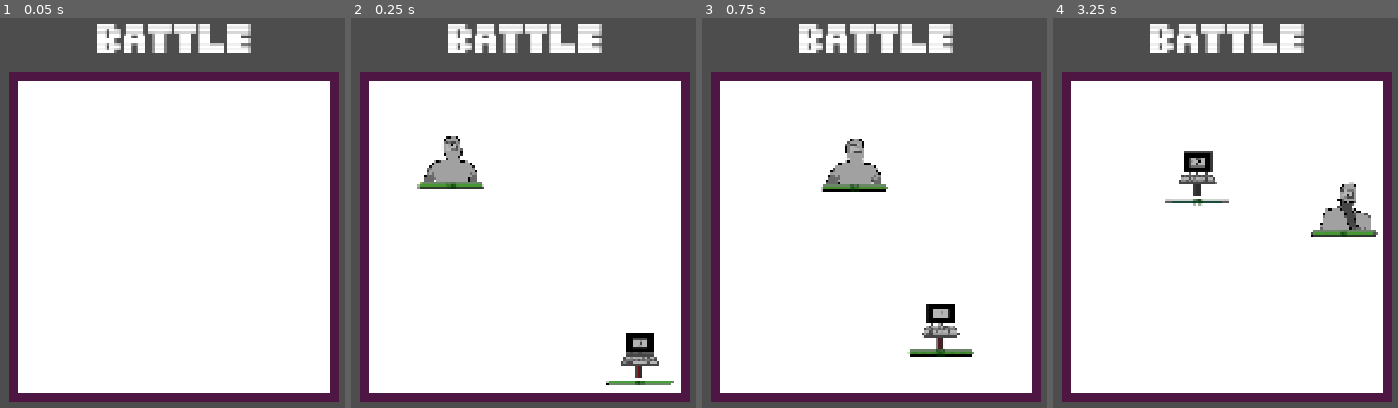
Above: before the commit, frames 1-4 (left to right).
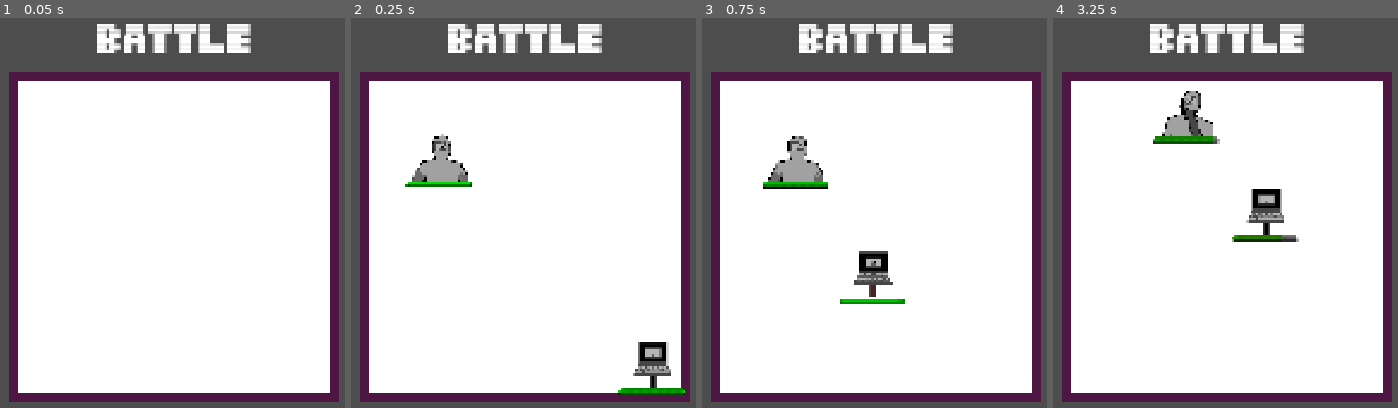
Above: after the commit, the same moments.

Repository: JBRana250/BitBoxBattles
Game: Godot game, scene res://battle/battle.tscn
Two runs of this game, one before a commit and one after it. Both use one fixed random seed, a clock stepped at 60 frames per second and the inputs below. The engine's default icon, where the game draws it, is replaced by a stand-in: a white triangle on a blue panel in a dark square.
Inputs (mouse positions are in pixels of both pictures, inside the frame that each line leads up to):
- Up to frame 1 (0.05 s): no input
- Up to frame 2 (0.25 s): no input
- Up to frame 3 (0.75 s): tap Enter at 0.5, 0.6 s; move the mouse to (outside the picture) at 0.52 s; hold Right from 0.53 s (still down); click (outside the picture) at 0.67 s
- Up to frame 4 (3.25 s): tap Space at 0.77 s; release Right at 1.25 s; drag from (1066, 259) to (1187, 326) at 1.27 s; move the mouse to (1308, 138) at 2.02 s; hold Right 2.03-2.75 s; tap Delete at 2.1 s; drag from (1187, 326) to (outside the picture) at 2.77 s

Frame 1 is identical in both runs. In frame 2, 3.1% of the frame differs, in the area x 15-97%, y 29-97%; in frame 3, 5.1%, in the area x 17-79%, y 30-87%; in frame 4, 5.0%.

Commit message:
style: remove numbers to improve visual clarity

Diff:
--- a/battle/battle.tscn
+++ b/battle/battle.tscn
@@ -90,6 +90,7 @@
 contact_cooldown = 5.0
 starting_health = 100
 starting_force = 150.0
+mass = 10.0
 active_image = ExtResource("8_hvjow")
 inactive_image = ExtResource("9_qybyd")
 
@@ -101,7 +102,8 @@
 contact_damage = 25
 contact_cooldown = 0.5
 starting_health = 100
-starting_force = 300.0
+starting_force = 500.0
+mass = 1.0
 active_image = ExtResource("10_eu6g2")
 inactive_image = ExtResource("11_t8p1f")
 
--- a/battle/fighter.gd
+++ b/battle/fighter.gd
@@ -16,17 +16,18 @@
 @export var fighter_id: String
 
 @warning_ignore("shadowed_variable", "shadowed_variable_base_class")
-func init_fighter(fighter_id: String, current_health: int, contact_damage: int, contact_cooldown: float, position: Vector2, rotation: float, active_image: Texture, inactive_image: Texture, starting_force: float) -> void:
+func init_fighter(fighter_id: String, max_health: int, contact_damage: int, contact_cooldown: float, position: Vector2, rotation: float, active_image: Texture, inactive_image: Texture, starting_force: float, mass: float) -> void:
 	self.fighter_id = fighter_id
 	self.position = position
 	self.rotation = rotation
-	self.current_health = current_health
+	self.current_health = max_health
 	self.contact_damage = contact_damage
 	self.contact_cooldown = contact_cooldown
+	self.mass = mass
 
 	fighter_sprite_manager.init_sprites(active_image, inactive_image)
 	fighter_state_machine.init_states()
-	fighter_health_manager.update_health(current_health)
+	fighter_health_manager.init_health(max_health)
 
 	apply_force(global_transform.x * starting_force)
 
--- a/battle/fighter.tscn
+++ b/battle/fighter.tscn
@@ -6,9 +6,7 @@
 [ext_resource type="Script" uid="uid://da7gvjomliao7" path="res://battle/fighter_state_machine.gd" id="3_ladtm"]
 [ext_resource type="Texture2D" uid="uid://d2gl08f6vn5a5" path="res://textures/empty_hpbar.png" id="4_gb4mi"]
 [ext_resource type="Script" uid="uid://dd5gqcqo4uw5l" path="res://battle/fighter_sprite_manager.gd" id="4_ipxd0"]
-[ext_resource type="FontFile" uid="uid://dbykyhloqml1k" path="res://themes/PixelDragz.ttf" id="4_so10r"]
 [ext_resource type="Texture2D" uid="uid://byjpjy0nht5uk" path="res://textures/full_hpbar.png" id="5_4sxhs"]
-[ext_resource type="PackedScene" uid="uid://fh5cicrt02gf" path="res://battle/fighter_health.tscn" id="5_qvn7c"]
 [ext_resource type="Script" uid="uid://dqly1sjufce6k" path="res://battle/fighter_health.gd" id="6_ibxnw"]
 
 [sub_resource type="PhysicsMaterial" id="PhysicsMaterial_6hnvb"]
@@ -18,9 +16,9 @@
 [sub_resource type="CircleShape2D" id="CircleShape2D_6hnvb"]
 radius = 63.007935
 
-[sub_resource type="LabelSettings" id="LabelSettings_4dc5m"]
-font = ExtResource("4_so10r")
-font_color = Color(0, 0.19176069, 3.6098065e-08, 1)
+[sub_resource type="Gradient" id="Gradient_gb4mi"]
+offsets = PackedFloat32Array(0, 0.5106383, 1)
+colors = PackedColorArray(1, 0, 0, 1, 0.82871497, 0.65557426, 0, 1, 0, 1, 0, 1)
 
 [node name="fighter" type="RigidBody2D" unique_id=678717569 node_paths=PackedStringArray("sprite", "onhit_timer", "fighter_state_machine", "fighter_sprite_manager", "fighter_health_manager") groups=["fighter"]]
 mass = 0.01
@@ -35,7 +33,7 @@
 onhit_timer = NodePath("onhitFlash")
 fighter_state_machine = NodePath("FighterStateMachine")
 fighter_sprite_manager = NodePath("FighterSpriteManager")
-fighter_health_manager = NodePath("FighterPosition/ProgressBar/FighterHealthLabel/HealthUIManager")
+fighter_health_manager = NodePath("FighterPosition/ProgressBar/HealthUIManager")
 onhit_modulate = Color(0.5659736, 0, 0.1455484, 1)
 
 [node name="CollisionShape2D" type="CollisionShape2D" parent="." unique_id=732105405]
@@ -59,14 +57,13 @@
 region_filter_clip_enabled = true
 
 [node name="ProgressBar" type="TextureProgressBar" parent="FighterPosition" unique_id=517349858]
-offset_left = -79.0
-offset_top = 69.0
-offset_right = 81.0
-offset_bottom = 83.0
+offset_left = -80.0
+offset_top = 68.0
+offset_right = 80.0
+offset_bottom = 82.0
 theme = ExtResource("3_4dc5m")
 value = 100.0
 allow_lesser = true
-fill_mode = 6
 nine_patch_stretch = true
 stretch_margin_left = 4
 stretch_margin_top = 4
@@ -75,22 +72,11 @@
 texture_under = ExtResource("4_gb4mi")
 texture_progress = ExtResource("5_4sxhs")
 
-[node name="FighterHealthLabel" parent="FighterPosition/ProgressBar" unique_id=1658565350 instance=ExtResource("5_qvn7c")]
-layout_mode = 0
-offset_left = -6.0
-offset_top = -2.0
-offset_right = 170.0
-offset_bottom = 21.0
-text = "X"
-label_settings = SubResource("LabelSettings_4dc5m")
-horizontal_alignment = 1
-vertical_alignment = 1
-script = null
-
-[node name="HealthUIManager" type="Node" parent="FighterPosition/ProgressBar/FighterHealthLabel" unique_id=2041625990 node_paths=PackedStringArray("health_label", "health_bar")]
+[node name="HealthUIManager" type="Node" parent="FighterPosition/ProgressBar" unique_id=2041625990 node_paths=PackedStringArray("health_label", "health_bar")]
 script = ExtResource("6_ibxnw")
-health_label = NodePath("..")
-health_bar = NodePath("../..")
+health_gradient = SubResource("Gradient_gb4mi")
+health_label = NodePath("")
+health_bar = NodePath("..")
 
 [node name="onhitFlash" type="Timer" parent="." unique_id=1664589322]
 wait_time = 0.05
--- a/battle/fighter_health.gd
+++ b/battle/fighter_health.gd
@@ -1,8 +1,20 @@
 extends Node
 
+@export var health_gradient: Gradient
 @export var health_label: Label
 @export var health_bar: TextureProgressBar
 
+var max_health: int
+
+func init_health(max_health: int) -> void:
+	self.max_health = max_health
+	health_bar.value = max_health
+	var health_color = health_gradient.sample(1)
+	health_bar.tint_progress = health_color
+	health_bar.value = max_health
+
 func update_health(health: int) -> void:
-	health_label.text = str(health)
 	health_bar.value = health
+	var health_ratio = float(health) / max_health
+	var health_color = health_gradient.sample(health_ratio)
+	health_bar.tint_progress = health_color
--- a/battle/fighter_marker.gd
+++ b/battle/fighter_marker.gd
@@ -10,6 +10,7 @@
 @export var contact_cooldown: float
 @export var starting_health: int
 @export var starting_force: float
+@export var mass: float
 @export var active_image: Texture
 @export var inactive_image: Texture
 
@@ -18,6 +19,6 @@
 
 func _spawn_fighter() -> void:
 	var fighter_instance: Fighter = fighter_scene.instantiate()
-	fighter_instance.init_fighter(fighter_id, starting_health, contact_damage, contact_cooldown, position, randf_range(0.0, TAU), active_image, inactive_image, starting_force)
+	fighter_instance.init_fighter(fighter_id, starting_health, contact_damage, contact_cooldown, position, randf_range(0.0, TAU), active_image, inactive_image, starting_force, mass/100)
 
 	spawn_parent.add_child(fighter_instance)
